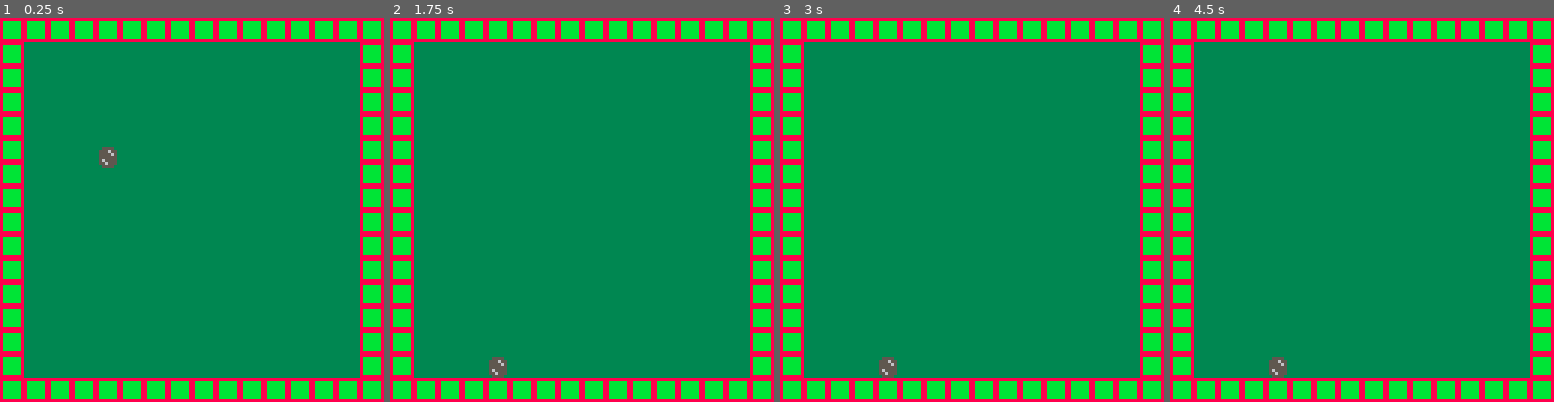
Above: before the commit, frames 1-4 (left to right).
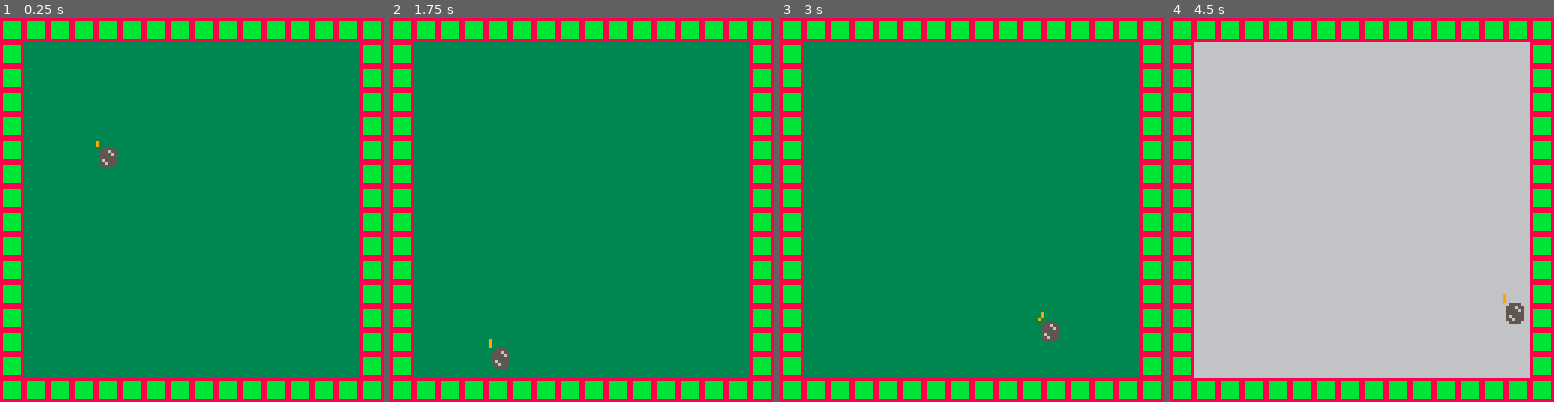
Above: after the commit, the same moments.

Repository: davidjtferguson/golf-escape
Game: PICO-8 cartridge golf_escape.p8
Same seed, same stepped clock (60 frames per second), same inputs: the game is played once before the commit and once after it.
Inputs:
- Up to frame 1 (0.25 s): no input
- Up to frame 2 (1.75 s): tap X (X key) at 0.33, 1.07 s; tap O (Z key) at 0.7, 1.7 s; hold Right from 1.6 s (still down)
- Up to frame 3 (3 s): tap X (X key) at 1.85, 2.97 s; release Right at 2.1 s; tap O (Z key) at 2.1, 2.5, 2.9 s; hold Right from 2.47 s (still down)
- Up to frame 4 (4.5 s): release Right at 3.03 s; hold Left 3.08-3.58 s; tap O (Z key) at 3.3, 3.7, 4.1 s; hold Right from 4.02 s (still down); tap X (X key) at 4.08 s

The runs differ from the first frame. In frame 1, less than 0.1% of the frame differs, in the area x 25-26%, y 32-34%; in frame 2, 0.3%; in frame 3, 0.5%; in frame 4, 77%, in the area x 6-94%, y 6-94%.

Commit message:
sides and top collision. sketch swing controls

Diff:
--- a/golf_escape.p8
+++ b/golf_escape.p8
@@ -18,17 +18,36 @@
   yvel=0,
 
   w=pixel*8,
-  h=pixel*8
+  h=pixel*8,
+
+  colstate="air"
  }
 
  updatehitboxes()
 
+ resetswing()
+
+
  bg=3
 
  currentupdate=updateplaying
 
 end
 
+function resetswing()
+ swing={
+  xvec=0,
+  yvec=-1,
+
+  --consts
+  lowf=0.2,
+  highf=1.5,
+  btnf=0.025,
+  decay=0.002
+ }
+
+ swing.force=swing.lowf
+end
 
 function _update60()
  currentupdate()
@@ -36,18 +55,100 @@
 
 function updateplaying()
 
+ -- collisions
  updatehitboxes()
 
  if mapcol(av.bottom,0,av.yvel,0) then
   moveavtoground()
   av.xvel=0
   av.yvel=0
+  av.colstate="ground"
  else
   av.yvel+=0.01
- end
-
+
+  av.colstate="air"
+ end
+
+
+ if mapcol(av.top,0,av.yvel,0) then
+  bg=8
+  moveavtoroof()
+  av.yvel*=-1
+ end
+
+ if mapcol(av.left,av.xvel,0,0) then
+  bg=7
+  moveavtoleft()
+  av.xvel*=-1
+ end
+
+ if mapcol(av.right,av.xvel,0,0) then
+  bg=6
+  moveavtoright()
+  av.xvel*=-1
+ end
+
+ -- av update
+ av.x=av.x+av.xvel
  av.y=av.y+av.yvel
 
+ -- swing controls
+ if btnp(⬅️) then
+  swing.xvec-=0.5
+
+  if swing.xvec<-1 then
+   swing.xvec=-1
+  end
+ end
+
+ if btnp(➡️) then
+  swing.xvec+=0.5
+
+  if swing.xvec<1 then
+   swing.xec=1
+  end
+ end
+
+ if btnp(❎) then
+  swing.force+=swing.btnf
+
+  if swing.force>swing.highf then
+   swing.force=swing.highf
+  end
+ end
+
+ if swing.force>swing.lowf then
+  swing.force-=0.005
+ end
+
+ if swing.force<swing.lowf then
+  swing.force=swing.lowf
+ end
+
+ if btnp(🅾️) and av.colstate=="ground" then
+  av.xvel=swing.xvec*swing.force
+  av.yvel=swing.yvec*swing.force
+
+  resetswing()
+ end
+
+end
+
+function _draw()
+ cls(bg)
+
+ --todo: make map move
+ xmap=0
+ ymap=0
+
+ map(xmap*16,ymap*16,xmap*128,ymap*128,16,16)
+
+ spr(2,av.x*8,av.y*8)
+
+ line(av.x*8,av.y*8,
+  av.x*8+(swing.xvec*8*swing.force),
+  av.y*8+(swing.yvec*8*swing.force),
+  9)
 end
 -->8
 --collision
@@ -176,19 +277,6 @@
  return fget(s,flag)
 end
 
--->8
-
-function _draw()
- cls(bg)
-
- --todo: make map move
- xmap=0
- ymap=0
-
- map(xmap*16,ymap*16,xmap*128,ymap*128,16,16)
-
- spr(2,av.x*8,av.y*8)
-end
 __gfx__
 00000000888888880000000000000000000000000000000000000000000000000000000000000000000000000000000000000000000000000000000000000000
 000000008bbbbbb80055550000000000000000000000000000000000000000000000000000000000000000000000000000000000000000000000000000000000
